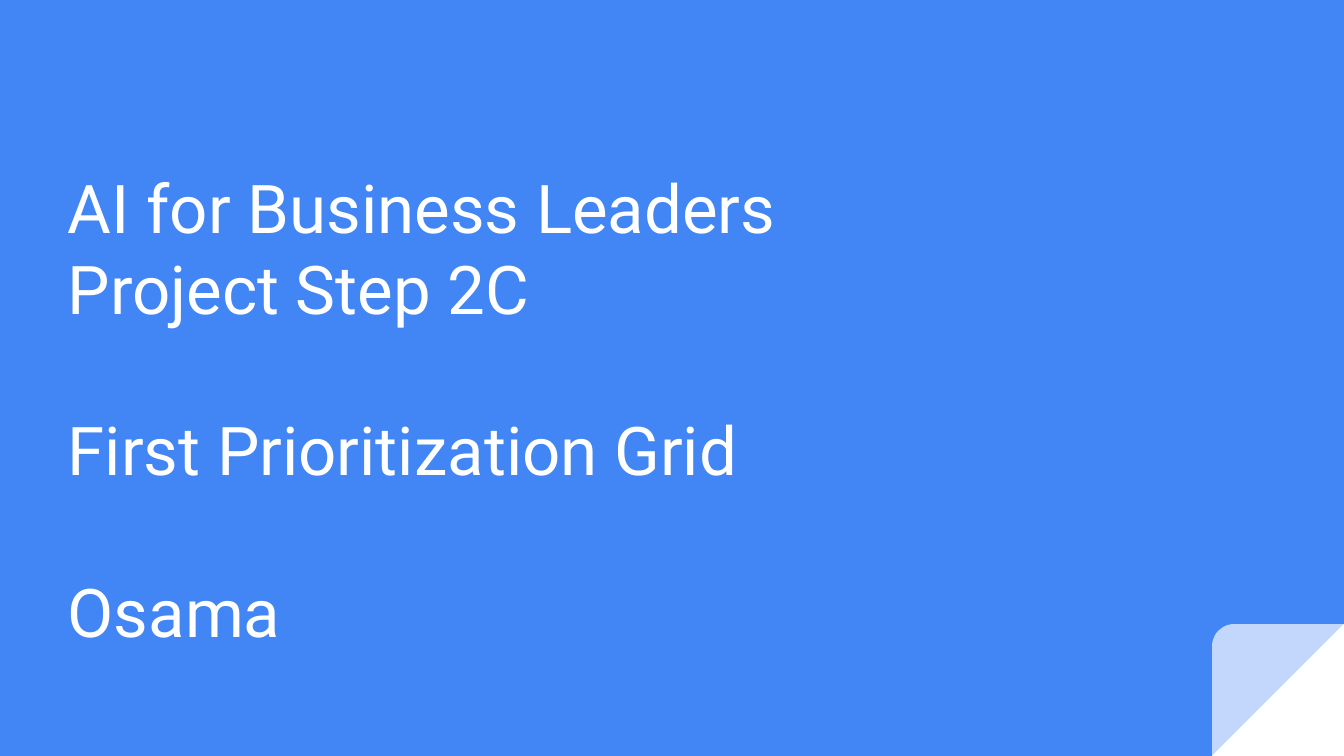
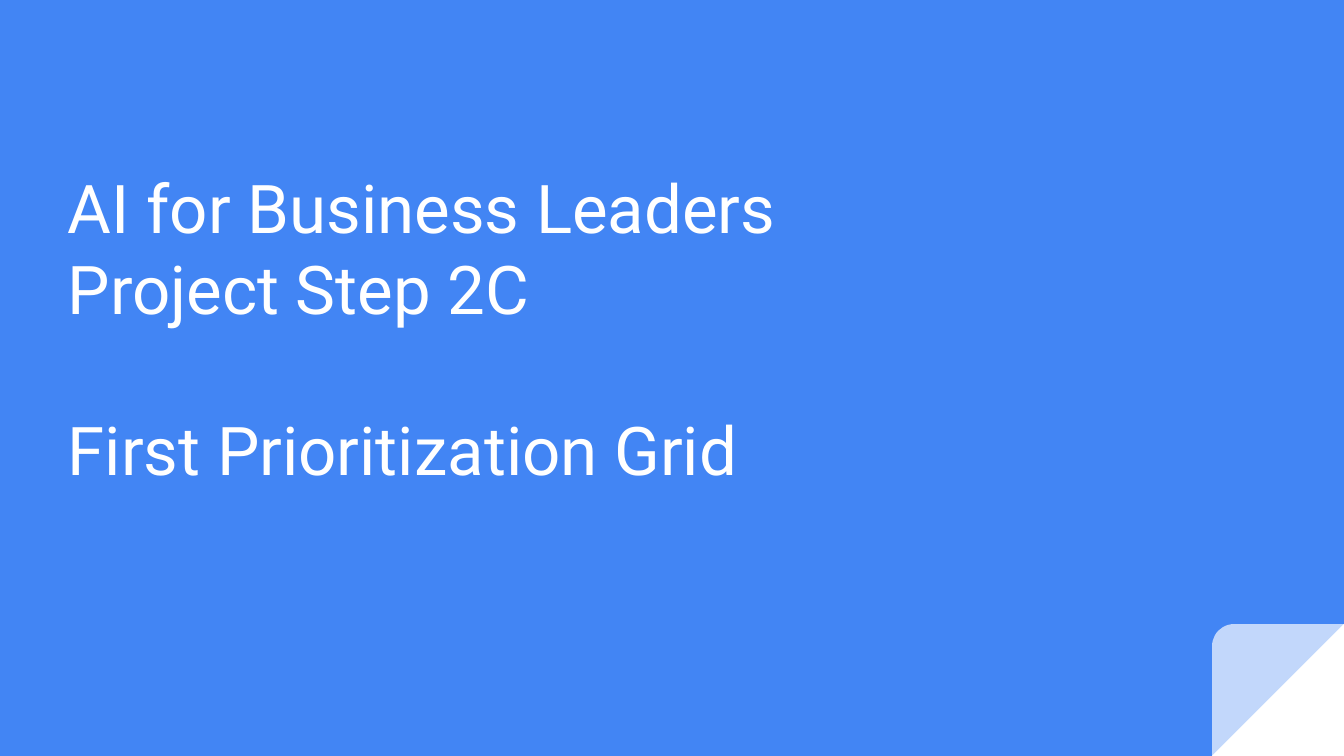
Before and after one commit to mohandesosama/Delivering-an-ML-AI-Strategy, a slide deck: slide 2 of 02_project-steps-aibl.pptx. Drawn at 1344x756 pixels with LibreOffice and Linux fonts; fonts in the diff are those of the drawing. Boxes give left, top, right and bottom in pixels: in the first picture for what was removed or moved away, otherwise in the second. Text is boxed around its words. In the diff, an @@ line names an element or a change of style, - is before the commit and + after.

```diff
--- a/02_project-steps-aibl.pptx
+++ b/02_project-steps-aibl.pptx
@@ subtitle at [68,588,281,638]: paragraph removed @@
-Osama
```
Also in this commit, not shown: 3 other slides changed, 3 other files.
